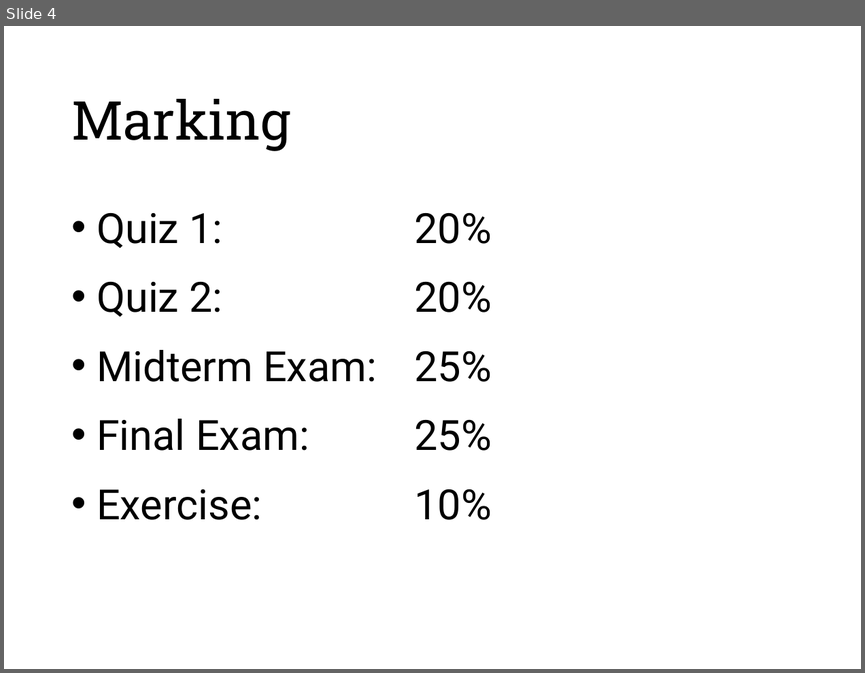
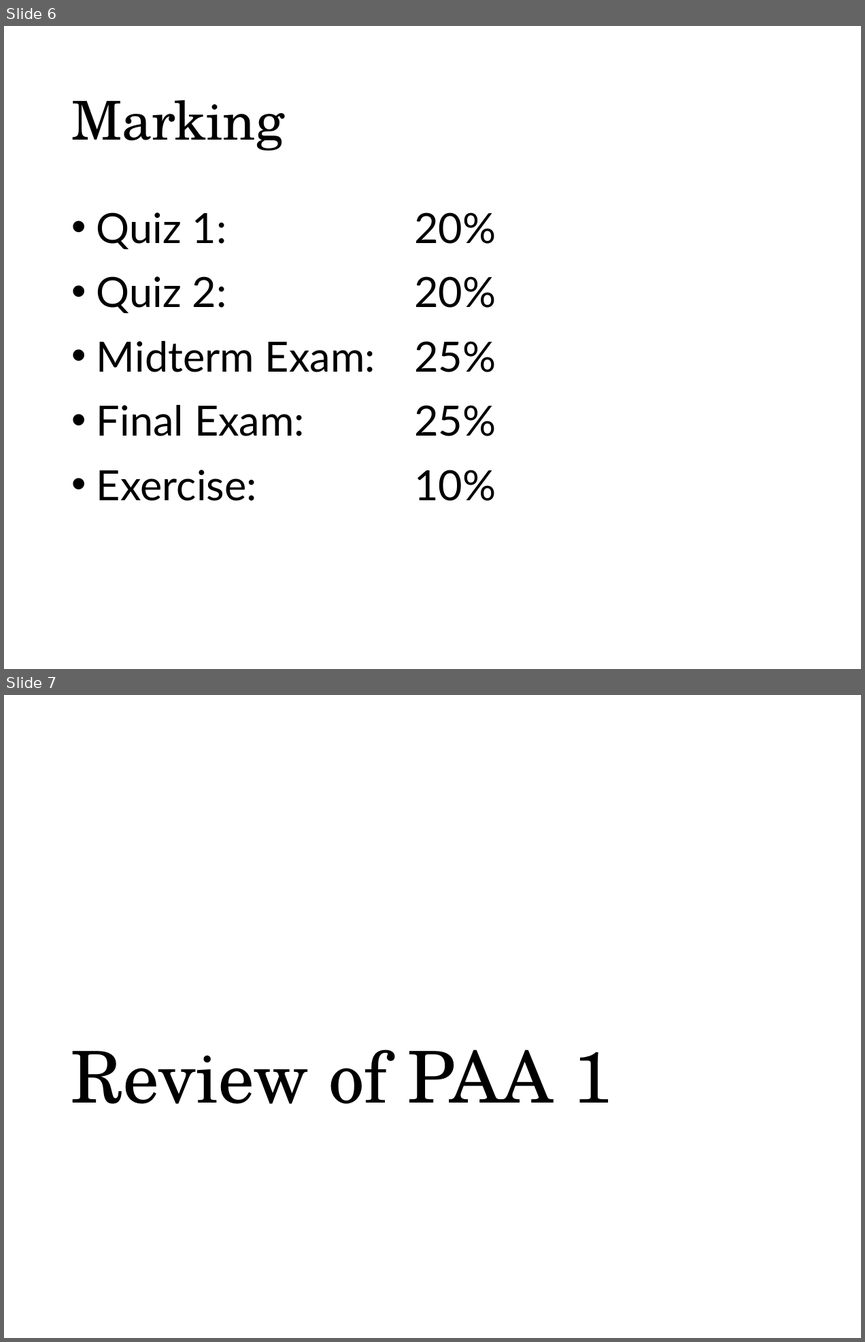
Before and after one commit to munif/paa-2, a slide deck: 161702/presentation/01 - Syllabus, Review of PAA 1/01. Syllabus, Review of PAA 1.pptx. Shown one above the other, each under a label of ours: slide 4 before the commit, slides 6 and 7 after it. The pictures are 865x673 and 865x1342 pixels, drawn with LibreOffice and Linux fonts; fonts in the diff are those of the drawing. Boxes give left, top, right and bottom in pixels: in the first picture for what was removed or moved away, otherwise in the second. Text is boxed around its words. In the diff, an @@ line names an element or a change of style, - is before the commit and + after.

```diff
--- a/161702/presentation/01 - Syllabus, Review of PAA 1/01. Syllabus, Review of PAA 1.pptx
+++ b/161702/presentation/01 - Syllabus, Review of PAA 1/01. Syllabus, Review of PAA 1.pptx
@@ slide 7 added at [4,695,861,1338], background #FFFFFF @@
@@ title added at [71,1049,613,1104], 60 pt, text #000000 @@
+Review of PAA 1
@@ what was slide 4 is now slide 6 @@
@@ slide 6 changed as well @@
@@ title "Marking" at [71,100,284,150]: font Roboto Slab to TeX Gyre Schola @@
@@ text "Quiz 1: 20%" at [96,212,496,501]: font Roboto to Lato; less space between paragraphs @@
```
Also in this commit, not shown: 6 other slides changed, 3 other slides added.
